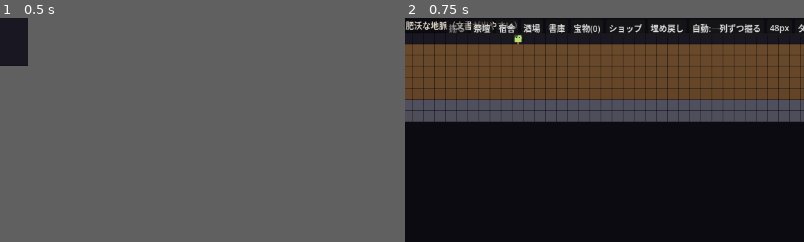
Above: before the commit, frames 1-2 (left to right).
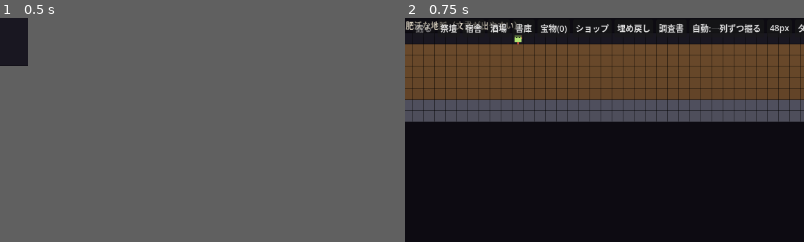
Above: after the commit, the same moments.

Repository: jinsei0604/UnderDesk
Game: Godot game, scene res://src/ui/main.tscn
Two runs of this game, one before a commit and one after it. Both use one fixed random seed, a clock stepped at 60 frames per second and the inputs below.
Inputs (mouse positions are % of the whole screen's width and height, from its top left):
- Up to frame 1 (0.5 s): no input
- Up to frame 2 (0.75 s): tap Enter at 0.5 s; drag from (20, 5) to (24, 3) at 0.52 s
The pictures show only the part of the screen within x 37-86%, y 0-50%; the shares and areas given below are measured in that part.

Frame 1 is identical in both runs. In frame 2, 1.8% of the frame differs, in the area x 2-70%, y 1-9%.

Commit message:
Sprint 12: art pipeline, survey card PNG, and CLAUDE.md handoff guide
Foundation-completion pass so follow-up work is pattern-following:
- Art pipeline: drop convention-named PNGs into assets/art/ and they
  replace the placeholder rectangles (terrain_*, minion_0..5, room_*,
  depot). Nearest-neighbor filtering set for pixel art.
- Survey card (design doc 5.4): renders a styled report offscreen and
  saves a shareable PNG under user://cards/ with an open-folder button.
- CLAUDE.md: architecture map, iron rules (determinism, offline
  equivalence, save migration, typing), content recipes for every data
  directory, and blueprints for the remaining systems (invaders,
  tutorial, Steam, document conditions).
- 75 tests passing.

Co-Authored-By: Claude Fable 5 <noreply@anthropic.com>

Diff:
--- a/locale/en.csv
+++ b/locale/en.csv
@@ -42,6 +42,10 @@
 UI_PRESTIGE_INFO,Current depth %d / Burying grants +%d crystals / Crystals held: %d
 UI_PRESTIGE_CONFIRM,"Bury this shaft and dig anew? (The archive, treasures, crystals, and permanent upgrades remain.)"
 UI_CRYSTALS,Crystals
+UI_CARD,Survey Card
+UI_CARD_SAVED,Geological survey card saved
+UI_OPEN_FOLDER,Open Folder
+CARD_TITLE,GEOLOGICAL SURVEY REPORT
 PRESTIGE_PICKAXE,Deep Digging Lore
 PRESTIGE_PICKAXE_DESC,Permanent: dig power +1
 PRESTIGE_START,Stockpile Vault
--- a/locale/ja.csv
+++ b/locale/ja.csv
@@ -42,6 +42,10 @@
 UI_PRESTIGE_INFO,現在の深度 ▼%d ／ 埋め戻しで結晶 +%d ／ 保有結晶 %d
 UI_PRESTIGE_CONFIRM,坑道を埋め戻して最初から掘り直す？（書庫・宝物・結晶・恒久強化は残る）
 UI_CRYSTALS,結晶
+UI_CARD,調査書
+UI_CARD_SAVED,地質調査書を保存した
+UI_OPEN_FOLDER,フォルダを開く
+CARD_TITLE,地質調査書
 PRESTIGE_PICKAXE,深掘りの心得
 PRESTIGE_PICKAXE_DESC,恒久: 掘削力+1
 PRESTIGE_START,備蓄庫
--- a/project.godot
+++ b/project.godot
@@ -24,3 +24,4 @@
 
 renderer/rendering_method="gl_compatibility"
 renderer/rendering_method.mobile="gl_compatibility"
+textures/canvas_textures/default_texture_filter=0
--- /dev/null
+++ b/src/daily/survey_card.gd
@@ -0,0 +1,73 @@
+class_name UDSurveyCard
+extends RefCounted
+## §5.4 share card: renders a retro survey-report styled Control that
+## the UI captures into a PNG under user://cards/.
+
+const CARD_SIZE := Vector2i(640, 360)
+const CARDS_DIR: String = "user://cards"
+
+const COLOR_PAPER := Color(0.13, 0.11, 0.09)
+const COLOR_BORDER := Color(0.72, 0.6, 0.35)
+const COLOR_TITLE := Color(0.9, 0.78, 0.5)
+const COLOR_TEXT := Color(0.85, 0.8, 0.7)
+const COLOR_FOOTER := Color(0.55, 0.5, 0.4)
+
+
+static func save_path_for(date_key: String) -> String:
+	return "%s/card_%s.png" % [CARDS_DIR, date_key]
+
+
+## data keys: date_key, anomaly_name, depth, coins, minions, docs, docs_total
+static func build_card(data: Dictionary, locale: UDLocale) -> Control:
+	var root := Panel.new()
+	root.custom_minimum_size = Vector2(CARD_SIZE)
+	root.size = Vector2(CARD_SIZE)
+	var style := StyleBoxFlat.new()
+	style.bg_color = COLOR_PAPER
+	style.border_color = COLOR_BORDER
+	style.set_border_width_all(3)
+	style.set_content_margin_all(24)
+	root.add_theme_stylebox_override("panel", style)
+
+	var box := VBoxContainer.new()
+	box.set_anchors_preset(Control.PRESET_FULL_RECT)
+	box.offset_left = 24
+	box.offset_top = 18
+	box.offset_right = -24
+	box.offset_bottom = -18
+	box.add_theme_constant_override("separation", 8)
+	root.add_child(box)
+
+	box.add_child(_label(locale.text("CARD_TITLE"), 28, COLOR_TITLE))
+	box.add_child(_label(str(data.get("date_key", "")), 14, COLOR_FOOTER))
+	box.add_child(HSeparator.new())
+	box.add_child(_label(
+		"%s: %s" % [locale.text("UI_DAILY"), str(data.get("anomaly_name", "-"))],
+		18, COLOR_TEXT
+	))
+	box.add_child(_label(
+		"▼ %d    $ %d    ⛏ %d" % [
+			int(data.get("depth", 0)), int(data.get("coins", 0)),
+			int(data.get("minions", 0)),
+		],
+		22, COLOR_TEXT
+	))
+	box.add_child(_label(
+		"%s %d/%d" % [
+			locale.text("UI_ARCHIVE"),
+			int(data.get("docs", 0)), int(data.get("docs_total", 0)),
+		],
+		18, COLOR_TEXT
+	))
+	var footer := _label("UNDERDESK", 12, COLOR_FOOTER)
+	footer.size_flags_vertical = Control.SIZE_EXPAND | Control.SIZE_SHRINK_END
+	box.add_child(footer)
+	return root
+
+
+static func _label(text: String, font_size: int, color: Color) -> Label:
+	var label := Label.new()
+	label.text = text
+	label.add_theme_font_size_override("font_size", font_size)
+	label.add_theme_color_override("font_color", color)
+	return label
--- /dev/null
+++ b/src/ui/art_library.gd
@@ -0,0 +1,61 @@
+class_name UDArtLibrary
+extends RefCounted
+## Sprite lookup by naming convention: drop a PNG into assets/art/ and
+## it replaces the placeholder rectangle — no code changes needed (§6).
+##
+## Recognized names:
+##   terrain_soil.png / terrain_rock.png / terrain_wetrock.png /
+##   terrain_ruinstone.png / terrain_air.png
+##   minion_0.png .. minion_5.png  (variant = minion id % 6)
+##   room_<room_id>.png  (e.g. room_dorm.png)
+##   depot.png
+##
+## After adding files run the editor once or `godot --headless --import`.
+
+const ART_DIR: String = "res://assets/art"
+const MINION_VARIANTS: int = 6
+
+var _textures: Dictionary = {}  # key -> Texture2D
+
+
+static func load_default(room_ids: Array[String]) -> UDArtLibrary:
+	var lib := UDArtLibrary.new()
+	var keys: Array[String] = [
+		"terrain_soil", "terrain_rock", "terrain_wetrock",
+		"terrain_ruinstone", "terrain_air", "depot",
+	]
+	for i in MINION_VARIANTS:
+		keys.append("minion_%d" % i)
+	for room_id in room_ids:
+		keys.append("room_%s" % room_id)
+	for key in keys:
+		var path := "%s/%s.png" % [ART_DIR, key]
+		if ResourceLoader.exists(path, "Texture2D"):
+			lib._textures[key] = load(path)
+	return lib
+
+
+func has_art(key: String) -> bool:
+	return _textures.has(key)
+
+
+func texture(key: String) -> Texture2D:
+	return _textures.get(key, null)
+
+
+func terrain_key(terrain: UD.Terrain) -> String:
+	match terrain:
+		UD.Terrain.SOIL:
+			return "terrain_soil"
+		UD.Terrain.ROCK:
+			return "terrain_rock"
+		UD.Terrain.WETROCK:
+			return "terrain_wetrock"
+		UD.Terrain.RUINSTONE:
+			return "terrain_ruinstone"
+		_:
+			return "terrain_air"
+
+
+func minion_key(minion_id: int) -> String:
+	return "minion_%d" % (minion_id % MINION_VARIANTS)
--- a/src/ui/main.gd
+++ b/src/ui/main.gd
@@ -44,6 +44,7 @@
 var shop_db: UDShopDB
 var prestige_db: UDShopDB
 var strata_db: UDStrataDB
+var art: UDArtLibrary
 var anomalies: Array = []
 var _anomaly_by_id: Dictionary = {}
 var mode: Mode = Mode.DIG
@@ -86,6 +87,8 @@
 var _bury_button: Button
 var _bury_confirm: ConfirmationDialog
 var _prestige_good_ids: Array[String] = []
+var _card_button: Button
+var _card_dialog: AcceptDialog
 
 @onready var tick_timer: Timer = $TickTimer
 @onready var autosave_timer: Timer = $AutosaveTimer
@@ -99,6 +102,7 @@
 	item_db = UDItemDB.load_from_dir("res://data/items")
 	shop_db = UDShopDB.load_from_dir("res://data/shop")
 	prestige_db = UDShopDB.load_from_dir("res://data/prestige")
+	art = UDArtLibrary.load_default(room_db.all_ids())
 	anomalies = UDDataLoader.load_json_dir("res://data/anomalies")
 	for anomaly: Variant in anomalies:
 		_anomaly_by_id[(anomaly as Dictionary)["id"]] = anomaly
@@ -384,8 +388,16 @@
 		for x in sim.grid.width:
 			var cell := Vector2i(x, y)
 			var rect := _cell_rect(origin, cell)
-			draw_rect(rect, _cell_color(sim.grid.terrain_at(cell), y))
-			draw_rect(rect, COLOR_GRID_LINE, false, 1.0)
+			var terrain := sim.grid.terrain_at(cell)
+			var art_key := art.terrain_key(terrain)
+			if art.has_art(art_key):
+				var fade := maxf(DEPTH_FADE_FLOOR, 1.0 - y * DEPTH_FADE_PER_ROW)
+				draw_texture_rect(
+					art.texture(art_key), rect, false, Color(fade, fade, fade)
+				)
+			else:
+				draw_rect(rect, _cell_color(terrain, y))
+				draw_rect(rect, COLOR_GRID_LINE, false, 1.0)
 	_draw_rooms(origin)
 	_draw_jobs(origin)
 	_draw_depot(origin)
@@ -432,6 +444,9 @@
 		return
 	var cell_px := float(_cell_px())
 	var rect := _cell_rect(origin, UD.DEPOT_POS)
+	if art.has_art("depot"):
+		draw_texture_rect(art.texture("depot"), rect, false)
+		return
 	var flag_base := rect.position + Vector2(cell_px / 2.0, cell_px)
 	draw_line(flag_base, flag_base + Vector2(0, -cell_px * 0.8), COLOR_DEPOT, 2.0)
 	draw_rect(
@@ -451,8 +466,12 @@
 			_cell_rect(origin, footprint.position).position,
 			Vector2(footprint.size * cell_px)
 		)
+		var room_id: String = sim.rooms[i]["id"]
+		var art_key := "room_%s" % room_id
+		if art.has_art(art_key):
+			draw_texture_rect(art.texture(art_key), rect, false)
+			continue
 		draw_rect(rect, COLOR_ROOM)
-		var room_id: String = sim.rooms[i]["id"]
 		var label := locale.text(room_db.get_room(room_id)["name_key"]).left(1)
 		draw_string(
 			font, rect.position + Vector2(4, cell_px - 4), label,
@@ -475,6 +494,10 @@
 			rect.position + Vector2(inset, inset + bob),
 			Vector2(cell_px - inset * 2, cell_px - inset * 2 - bob)
 		)
+		var art_key := art.minion_key(minion.id)
+		if art.has_art(art_key):
+			draw_texture_rect(art.texture(art_key), body, false)
+			continue
 		draw_rect(body, MINION_COLORS[minion.id % MINION_COLORS.size()])
 		# Two dark eyes: placeholder charm until real sprites land (§6).
 		var eye := maxf(1.0, cell_px / 12.0)
@@ -507,6 +530,8 @@
 	bar.add_child(_shop_button)
 	_prestige_button = _make_button("", _open_prestige)
 	bar.add_child(_prestige_button)
+	_card_button = _make_button("", _generate_survey_card)
+	bar.add_child(_card_button)
 	_policy_button = _make_button("", _cycle_dig_policy)
 	bar.add_child(_policy_button)
 	_height_button = _make_button("", _cycle_height)
@@ -568,6 +593,7 @@
 	_prestige_button.text = locale.text("UI_PRESTIGE")
 	_perma_buy_button.text = locale.text("UI_BUY")
 	_bury_button.text = locale.text("UI_PRESTIGE_DO")
+	_card_button.text = locale.text("UI_CARD")
 	_locale_button.text = _next_locale_code().to_upper()
 	_quit_button.text = locale.text("UI_QUIT")
 	_refresh_archive_button()
@@ -850,6 +876,49 @@
 	queue_redraw()
 
 
+## Renders today's survey card offscreen and saves it as a PNG (§5.4).
+func _generate_survey_card() -> void:
+	if settings.resident_mode:
+		_expand()
+	var anomaly_name := "-"
+	if sim.daily_anomaly_id != "" and _anomaly_by_id.has(sim.daily_anomaly_id):
+		var anomaly: Dictionary = _anomaly_by_id[sim.daily_anomaly_id]
+		anomaly_name = locale.text(anomaly["name_key"])
+	var data := {
+		"date_key": sim.daily_date_key,
+		"anomaly_name": anomaly_name,
+		"depth": sim.deepest_air_row(),
+		"coins": int(sim.inventory[UD.RES_GOLD]),
+		"minions": sim.minions.size(),
+		"docs": sim.discovered_documents.size(),
+		"docs_total": doc_db.count(),
+	}
+	var viewport := SubViewport.new()
+	viewport.size = UDSurveyCard.CARD_SIZE
+	viewport.render_target_update_mode = SubViewport.UPDATE_ONCE
+	viewport.add_child(UDSurveyCard.build_card(data, locale))
+	add_child(viewport)
+	await RenderingServer.frame_post_draw
+	var image := viewport.get_texture().get_image()
+	viewport.queue_free()
+	DirAccess.make_dir_recursive_absolute(UDSurveyCard.CARDS_DIR)
+	var path := UDSurveyCard.save_path_for(sim.daily_date_key)
+	image.save_png(path)
+	if _card_dialog == null:
+		_card_dialog = AcceptDialog.new()
+		_card_dialog.add_button(locale.text("UI_OPEN_FOLDER"), false, "open_folder")
+		_card_dialog.custom_action.connect(
+			func(_action: StringName) -> void:
+				OS.shell_open(ProjectSettings.globalize_path(UDSurveyCard.CARDS_DIR))
+		)
+		add_child(_card_dialog)
+	_card_dialog.title = locale.text("UI_CARD")
+	_card_dialog.dialog_text = "%s\n%s" % [
+		locale.text("UI_CARD_SAVED"), ProjectSettings.globalize_path(path),
+	]
+	_card_dialog.popup_centered()
+
+
 func _open_archive() -> void:
 	if settings.resident_mode:
 		# Documents are unreadable in a 48px strip: expand first.
--- /dev/null
+++ b/tests/core/test_foundation.gd
@@ -0,0 +1,36 @@
+extends GutTest
+## Foundation pieces: art naming convention and survey card assembly.
+
+
+func test_art_library_falls_back_gracefully() -> void:
+	var lib := UDArtLibrary.load_default(["dorm", "tavern", "altar"])
+	# No PNGs shipped yet: everything falls back to placeholder drawing.
+	assert_false(lib.has_art("terrain_soil"))
+	assert_null(lib.texture("terrain_soil"))
+
+
+func test_art_keys() -> void:
+	var lib := UDArtLibrary.load_default([])
+	assert_eq(lib.terrain_key(UD.Terrain.SOIL), "terrain_soil")
+	assert_eq(lib.terrain_key(UD.Terrain.RUINSTONE), "terrain_ruinstone")
+	assert_eq(lib.terrain_key(UD.Terrain.AIR), "terrain_air")
+	assert_eq(lib.minion_key(0), "minion_0")
+	assert_eq(lib.minion_key(7), "minion_1", "variants wrap at %d" % UDArtLibrary.MINION_VARIANTS)
+
+
+func test_survey_card_paths_and_build() -> void:
+	assert_eq(UDSurveyCard.save_path_for("2026-07-11"), "user://cards/card_2026-07-11.png")
+	var locale := UDLocale.load_locale("ja")
+	var card := UDSurveyCard.build_card({
+		"date_key": "2026-07-11",
+		"anomaly_name": "テスト異変",
+		"depth": 14,
+		"coins": 320,
+		"minions": 4,
+		"docs": 6,
+		"docs_total": 13,
+	}, locale)
+	assert_not_null(card)
+	assert_eq(card.size, Vector2(UDSurveyCard.CARD_SIZE))
+	assert_gt(card.get_child_count(), 0)
+	card.free()
Binary file changed: locale/en.text.translation
Binary file changed: locale/ja.text.translation
Not shown, added: src/daily/survey_card.gd.uid
Not shown, added: src/ui/art_library.gd.uid
Not shown, added: tests/core/test_foundation.gd.uid
Not shown, changed: CHANGELOG.md
Not shown, added: CLAUDE.md
